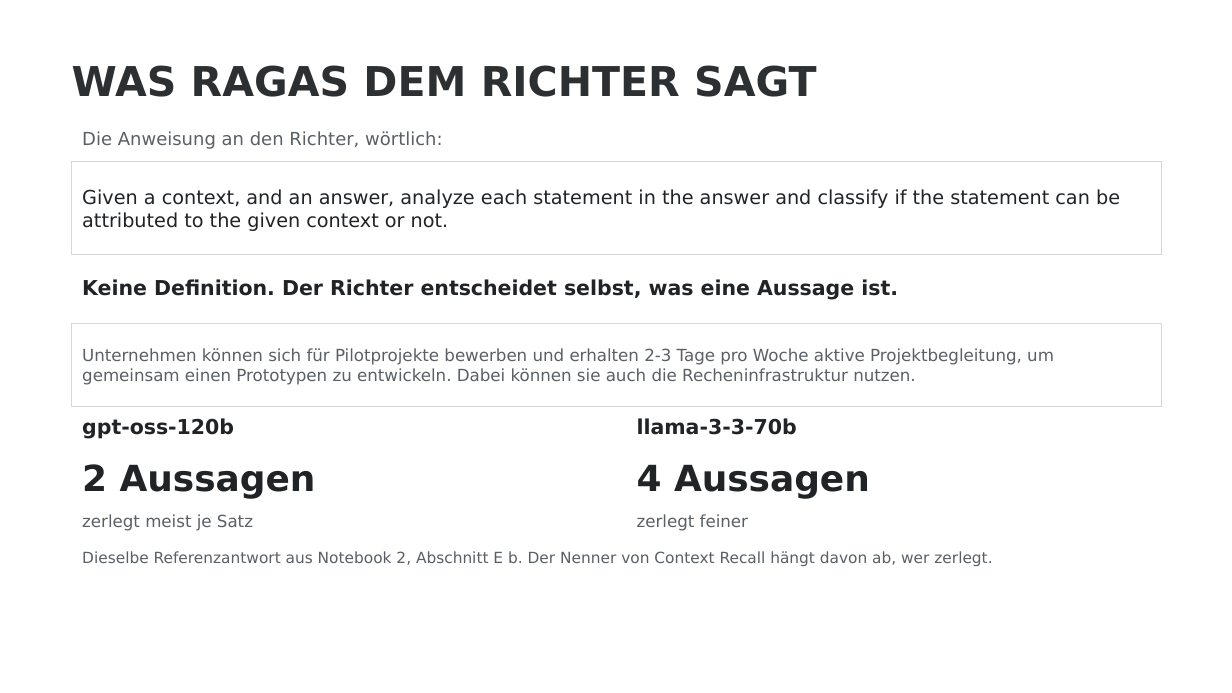
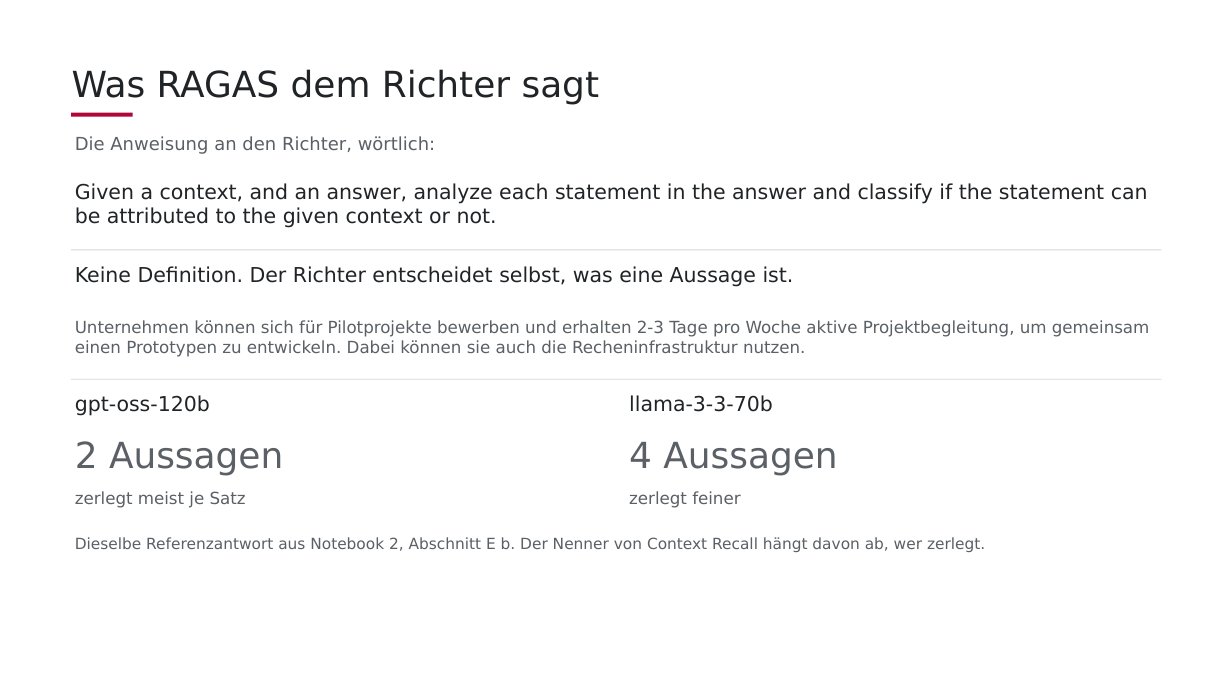
Before and after one commit to aihpi/workshop-rag, a slide deck: slide 8 of slides/src/rag_iii_claims_german.pptx. Drawn at 1232x693 pixels with LibreOffice and Linux fonts; fonts in the diff are those of the drawing; background and template pictures are left out. Boxes give left, top, right and bottom in pixels: in the first picture for what was removed or moved away, otherwise in the second. Text is boxed around its words. In the diff, an @@ line names an element or a change of style, - is before the commit and + after.

```diff
--- a/slides/src/rag_iii_claims_german.pptx
+++ b/slides/src/rag_iii_claims_german.pptx
@@ title at bbox=[72, 69, 600, 105]: text changed; size 32 to 28 pt; text colour #2D3032 to #212427; bold off @@
-WAS RAGAS DEM RICHTER SAGT
+Was RAGAS dem Richter sagt
@@ rectangle added at bbox=[71, 113, 133, 116], fill #B1063A @@
@@ text "Die Anweisung an den Richter, ...": place and size @@
-text "Die Anweisung an den Richter, ..." at bbox=[82, 131, 442, 149]
+text "Die Anweisung an den Richter, ..." at bbox=[75, 136, 435, 154]
@@ text "Given a context, and an ...": place and size @@
-text "Given a context, and an ..." at bbox=[71, 162, 1162, 254]
+text "Given a context, and an ..." at bbox=[75, 183, 1148, 228]
@@ text "Given a context, and an ..." at bbox=[75, 183, 1148, 228]: size 15 to 16 pt; outline #D6D7D8 0.75 pt to none @@
@@ text "Keine Definition. Der Richter entscheidet ...": place and size @@
-text "Keine Definition. Der Richter entscheidet ..." at bbox=[82, 279, 898, 300]
+text "Keine Definition. Der Richter entscheidet ..." at bbox=[75, 266, 794, 287]
@@ rectangle added at bbox=[71, 250, 1162, 250], fill #D6D7D8 @@
@@ text "Unternehmen können sich für Pilotprojekte ...": place and size @@
-text "Unternehmen können sich für Pilotprojekte ..." at bbox=[71, 323, 1162, 407]
+text "Unternehmen können sich für Pilotprojekte ..." at bbox=[75, 320, 1150, 357]
@@ text "Unternehmen können sich für Pilotprojekte ..." at bbox=[75, 320, 1150, 357]: outline #D6D7D8 0.75 pt to none @@
@@ rectangle added at bbox=[71, 379, 1162, 380], fill #D6D7D8 @@
@@ bold off in 3 elements at bbox=[75, 266, 794, 287], bbox=[75, 395, 210, 416], bbox=[629, 395, 773, 412] @@
@@ text "2 Aussagen": place and size @@
-text "2 Aussagen" at bbox=[82, 464, 316, 499]
+text "2 Aussagen" at bbox=[75, 441, 283, 476]
@@ text "2 Aussagen" at bbox=[75, 441, 283, 476]: text colour #212427 to #5A6065, bold off @@
@@ text "4 Aussagen" at bbox=[629, 442, 837, 476]: text colour #212427 to #5A6065, bold off @@
@@ text "4 Aussagen": place and size @@
-text "4 Aussagen" at bbox=[637, 464, 870, 499]
+text "4 Aussagen" at bbox=[629, 442, 837, 476]
@@ 4 texts: place and size @@
-4 texts at bbox=[82, 418, 797, 531]
+4 texts at bbox=[75, 395, 773, 508]
@@ text "Dieselbe Referenzantwort aus Notebook 2, ...": place and size @@
-text "Dieselbe Referenzantwort aus Notebook 2, ..." at bbox=[82, 551, 992, 566]
+text "Dieselbe Referenzantwort aus Notebook 2, ..." at bbox=[75, 537, 985, 552]
```
Also in this commit, not shown: 2 other slides changed, 5 slides added, 5 slides removed, 8 other files.
